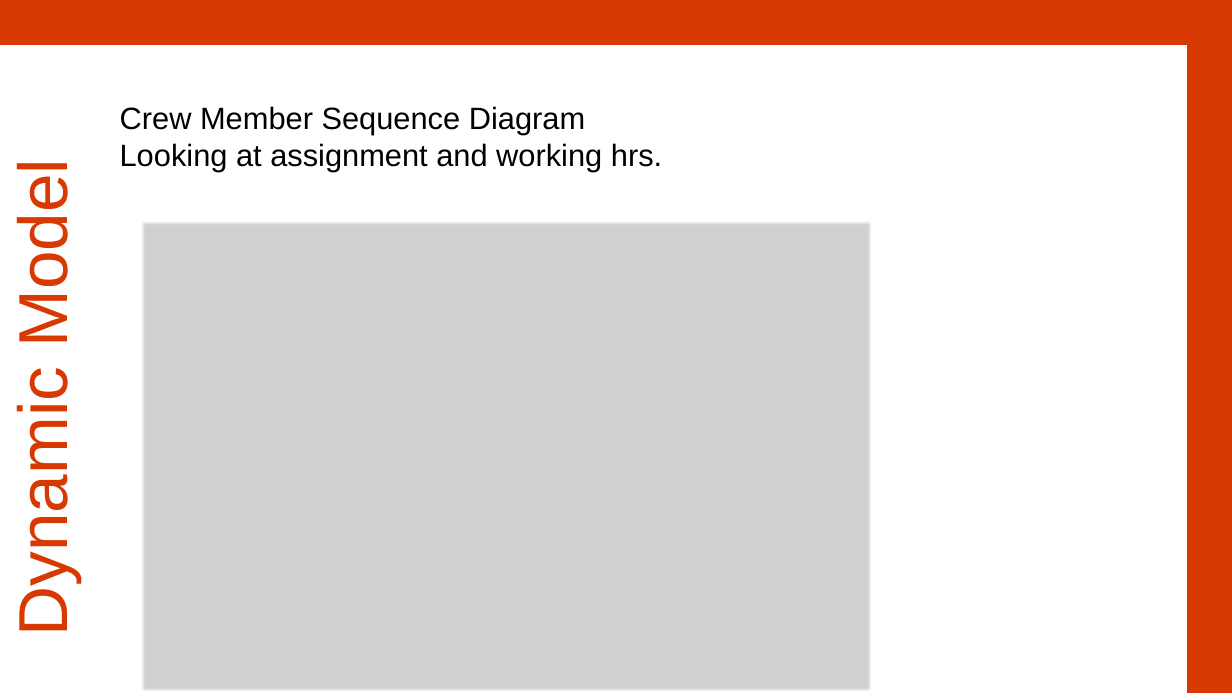
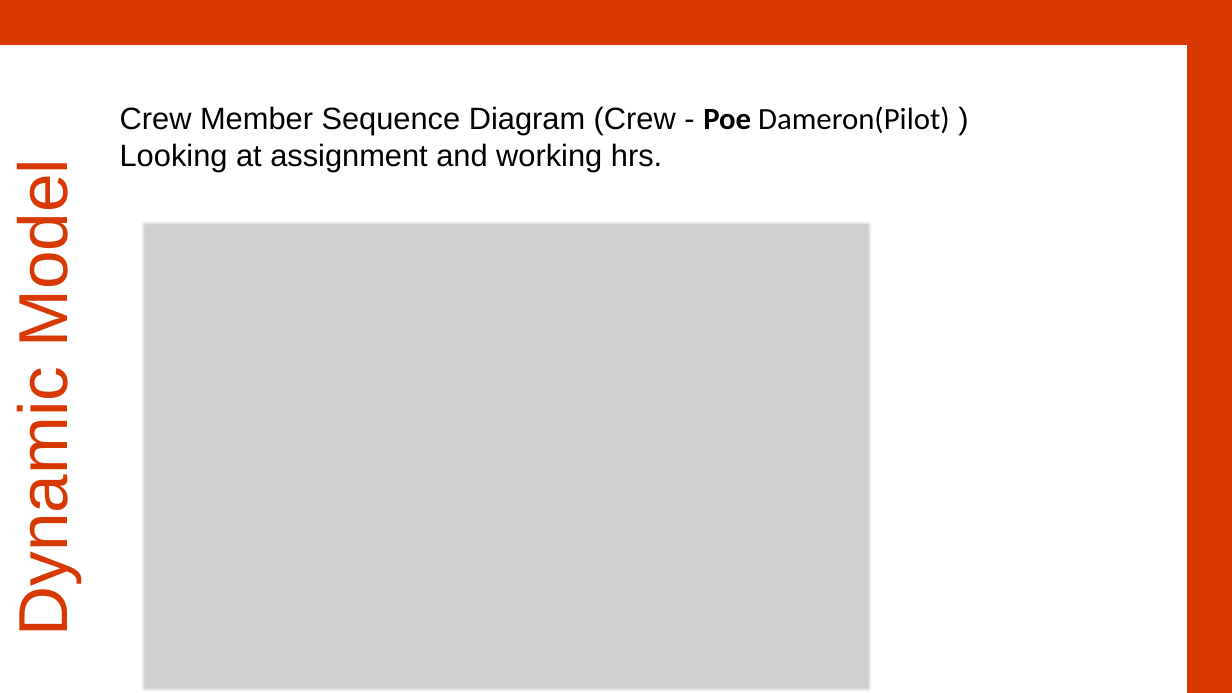
Before and after one commit to dipalbhandari/Crew-Scheduler-Android-App, a slide deck: slide 14 of Retrospective Slide/Team08-Retrospective2_Updated.pptx. Drawn at 1232x693 pixels with LibreOffice and Linux fonts; fonts in the diff are those of the drawing; grey boxes stand for pictures. Boxes give left, top, right and bottom in pixels: in the first picture for what was removed or moved away, otherwise in the second. Text is boxed around its words. In the diff, an @@ line names an element or a change of style, - is before the commit and + after.

```diff
--- a/Retrospective Slide/Team08-Retrospective2_Updated.pptx
+++ b/Retrospective Slide/Team08-Retrospective2_Updated.pptx
@@ text at (120, 106, 949, 135): text changed @@
-Crew Member Sequence Diagram
+Crew Member Sequence Diagram (Crew - Poe Dameron(Pilot) )
```
Also in this commit, not shown: 3 other slides changed.
